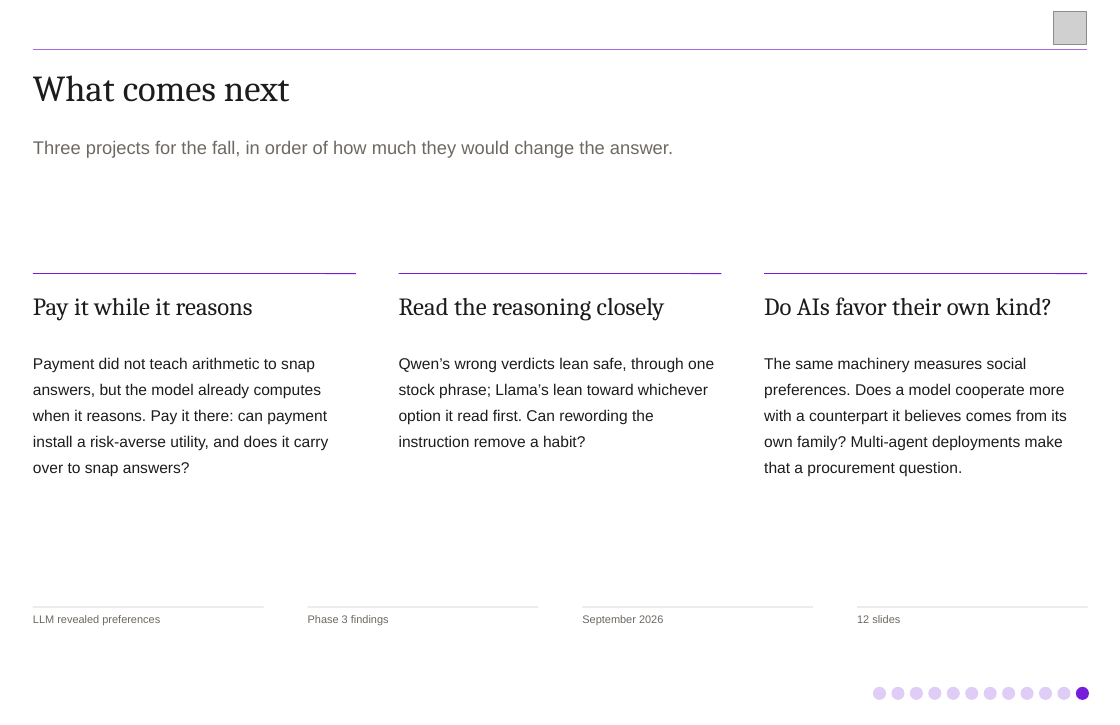
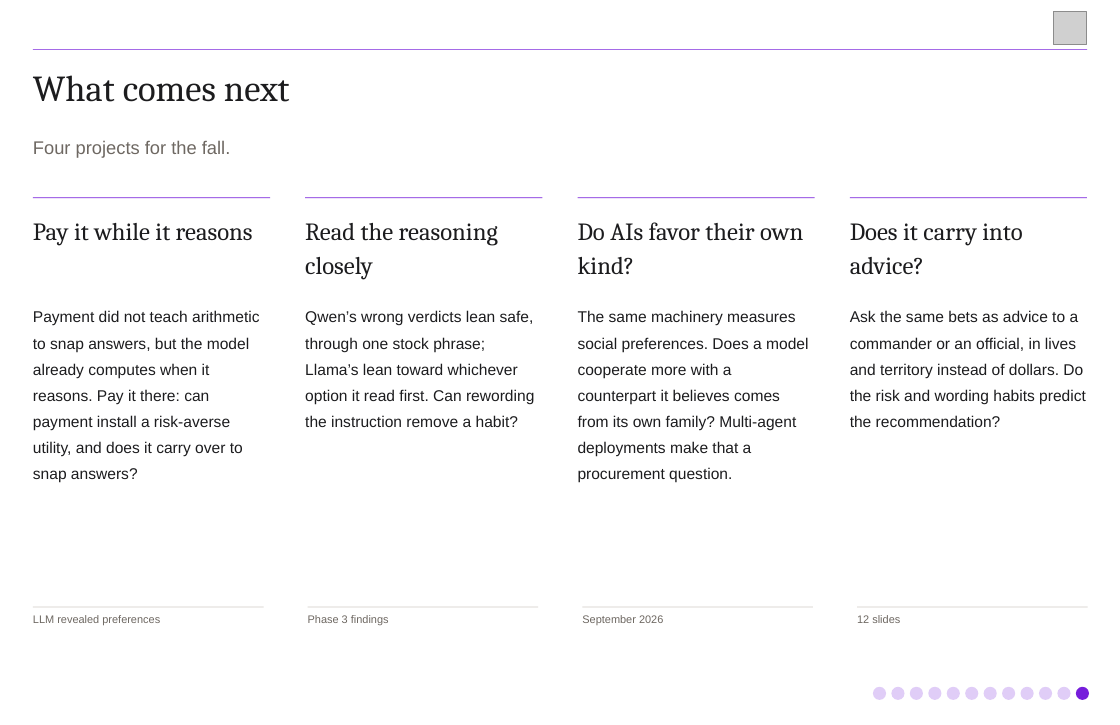
Before and after one commit to jblakeslee89/llm-revealed-preferences, a slide deck: slide 12 of briefings/phase3-findings-12min.pptx. Drawn at 1120x725 pixels with LibreOffice and Linux fonts; fonts in the diff are those of the drawing; grey boxes stand for pictures. Boxes give left, top, right and bottom in pixels: in the first picture for what was removed or moved away, otherwise in the second. Text is boxed around its words. In the diff, an @@ line names an element or a change of style, - is before the commit and + after.

```diff
--- a/briefings/phase3-findings-12min.pptx
+++ b/briefings/phase3-findings-12min.pptx
@@ text at box(33, 140, 230, 158): text changed @@
-Three projects for the fall, in order of how much they would change the answer.
+Four projects for the fall.
@@ line moved from (33, 273) - (356, 273) to (33, 198) - (270, 198) @@
@@ line moved from (399, 273) - (721, 273) to (305, 198) - (542, 198) @@
@@ line moved from (764, 273) - (1087, 273) to (578, 198) - (815, 198) @@
@@ line added from (850, 198) to (1087, 198), #761DDB 1 pt @@
@@ text "Pay it while it reasons": place and size @@
-text "Pay it while it reasons" at box(33, 298, 253, 321)
+text "Pay it while it reasons" at box(33, 223, 253, 245)
@@ text "Read the reasoning closely" rewrapped from box(399, 298, 665, 321) to box(305, 223, 498, 279) @@
@@ text "Do AIs favor their own ..." rewrapped from box(764, 297, 1053, 316) to box(578, 222, 803, 274) @@
@@ text added at box(850, 223, 1022, 274), 27 pt, text #1C1C1E @@
+Does it carry into advice?
@@ text "Payment did not teach arithmetic ..." rewrapped from box(33, 357, 329, 476) to box(33, 310, 260, 483) @@
@@ text "Qwen’s wrong verdicts lean safe, ..." rewrapped from box(399, 357, 714, 447) to box(305, 310, 534, 427) @@
@@ text "The same machinery measures social ..." rewrapped from box(764, 357, 1067, 476) to box(578, 310, 808, 483) @@
@@ text added at box(850, 310, 1086, 427), 17 pt, text #1C1C1E @@
+Ask the same bets as advice to a commander or an official, in lives and territory instead of dollars. Do the risk and wording habits predict the recommendation?
```
Also in this commit, not shown: 7 other files.
